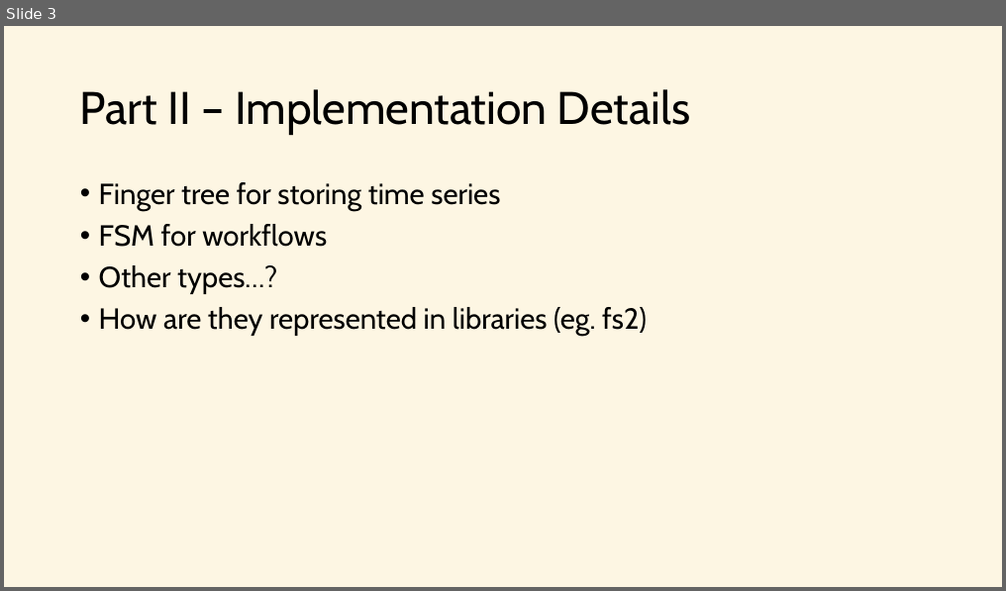
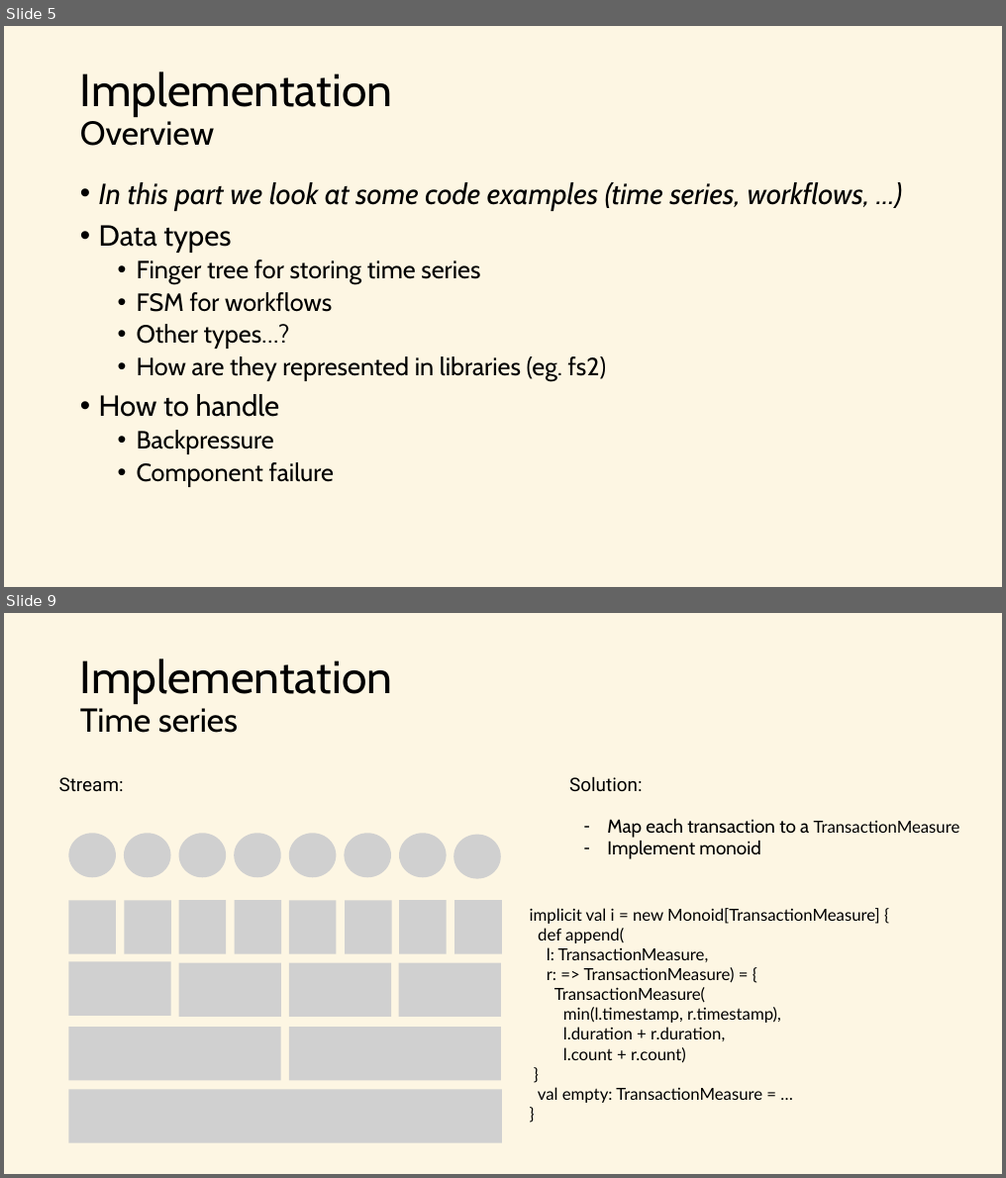
Before and after one commit to j-mueller/talks, a slide deck: 2016-12-scala-exchange/stream-processing.pptx. Shown one above the other, each under a label of ours: slide 3 before the commit, slides 5 and 9 after it; the slides between them are not shown. The pictures are 1006x591 and 1006x1178 pixels, drawn with LibreOffice and Linux fonts; fonts in the diff are those of the drawing; grey boxes stand for pictures. Boxes give left, top, right and bottom in pixels: in the first picture for what was removed or moved away, otherwise in the second. Text is boxed around its words. In the diff, an @@ line names an element or a change of style, - is before the commit and + after.

```diff
--- a/2016-12-scala-exchange/stream-processing.pptx
+++ b/2016-12-scala-exchange/stream-processing.pptx
@@ slide 9 added at (x1=4, y1=613, x2=1002, y2=1174), background #FDF6E3 @@
@@ title added at (x1=80, y1=659, x2=392, y2=733), 44 pt, text #000000 @@
+Implementation
+Time series
@@ group added at (x1=59, y1=777, x2=501, y2=878): 8 pictures, 1 text @@
+Stream:
@@ text added at (x1=569, y1=776, x2=643, y2=792), 18 pt, text #000000 @@
+Solution:
@@ text added at (x1=607, y1=818, x2=960, y2=860), 18 pt, text #000000 @@
+– Map each transaction to a TransactionMeasure
+– Implement monoid
@@ picture added at (x1=68, y1=900, x2=116, y2=955) @@
@@ picture added at (x1=125, y1=900, x2=171, y2=955) @@
@@ picture added at (x1=179, y1=900, x2=227, y2=955) @@
@@ picture added at (x1=235, y1=900, x2=282, y2=955) @@
@@ picture added at (x1=289, y1=900, x2=337, y2=955) @@
@@ picture added at (x1=345, y1=900, x2=392, y2=955) @@
@@ picture added at (x1=399, y1=900, x2=447, y2=955) @@
@@ picture added at (x1=454, y1=900, x2=502, y2=955) @@
@@ text added at (x1=530, y1=908, x2=880, y2=1103), 16 pt, text #000000 @@
+implicit val i = new Monoid[TransactionMeasure] {
+def append(
+l: TransactionMeasure,
+r: => TransactionMeasure) = {
+TransactionMeasure(
+min(l.timestamp, r.timestamp),
+l.duration + r.duration,
+l.count + r.count)
+}
+val empty: TransactionMeasure = …
+}
@@ picture added at (x1=68, y1=961, x2=170, y2=1016) @@
@@ picture added at (x1=179, y1=963, x2=281, y2=1017) @@
@@ picture added at (x1=289, y1=963, x2=391, y2=1017) @@
@@ picture added at (x1=399, y1=963, x2=500, y2=1017) @@
@@ picture added at (x1=68, y1=1027, x2=281, y2=1081) @@
@@ picture added at (x1=289, y1=1027, x2=501, y2=1081) @@
@@ picture added at (x1=68, y1=1090, x2=502, y2=1144) @@
@@ what was slide 3 is now slide 5 @@
@@ slide 5 changed as well @@
@@ title at (x1=80, y1=72, x2=392, y2=146): text changed @@
-Part II – Implementation Details
+Implementation
+Overview
@@ text at (x1=99, y1=182, x2=870, y2=253): paragraphs added @@
+• In this part we look at some code examples (time series, workflows, …)
+• Data types
@@ text at (x1=137, y1=260, x2=607, y2=381): size 28 to 24 pt in "Finger tree for storing time series", "FSM for workflows", "Other types…?", "How are they represented in libraries (eg. ..."; list level 1 to 2 in "Finger tree for storing time ..."; list level 1 to 2 in "FSM for workflows"; list level 1 to 2 in "Other types…?"; list level 1 to 2 in "How are they represented in ..." @@
@@ text at (x1=99, y1=394, x2=334, y2=487): paragraphs added @@
+• How to handle
+  • Backpressure
+  • Component failure
```
Also in this commit, not shown: 2 other slides changed, 17 other slides added, 1 slide removed, 2 other files.
